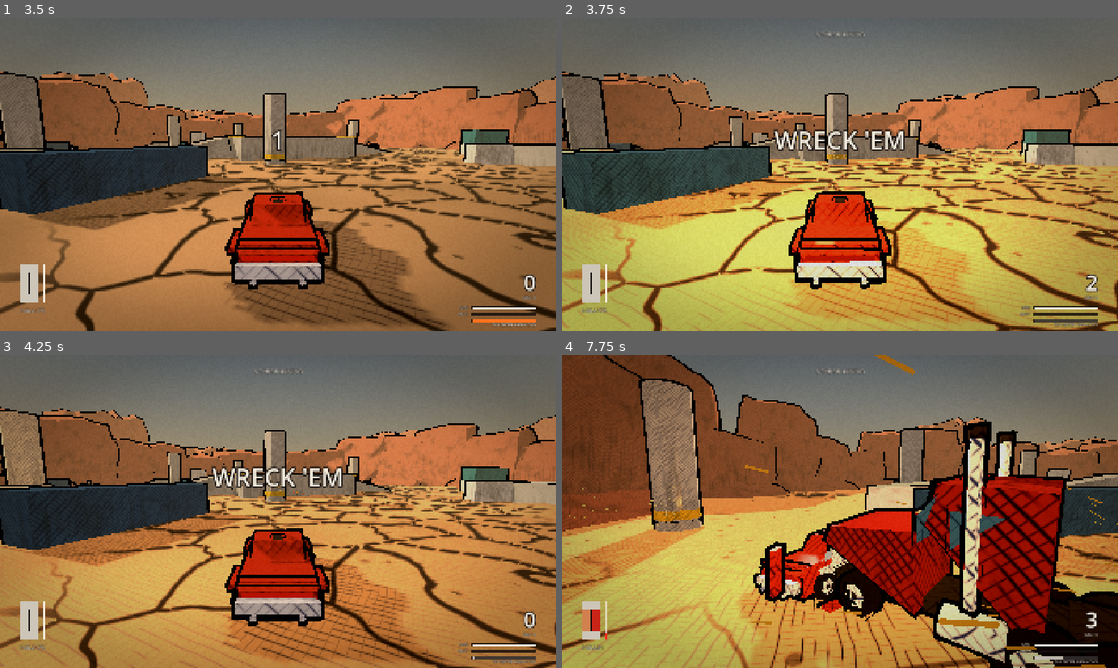
Above: before the commit, frames 1-4 (two rows, left to right).
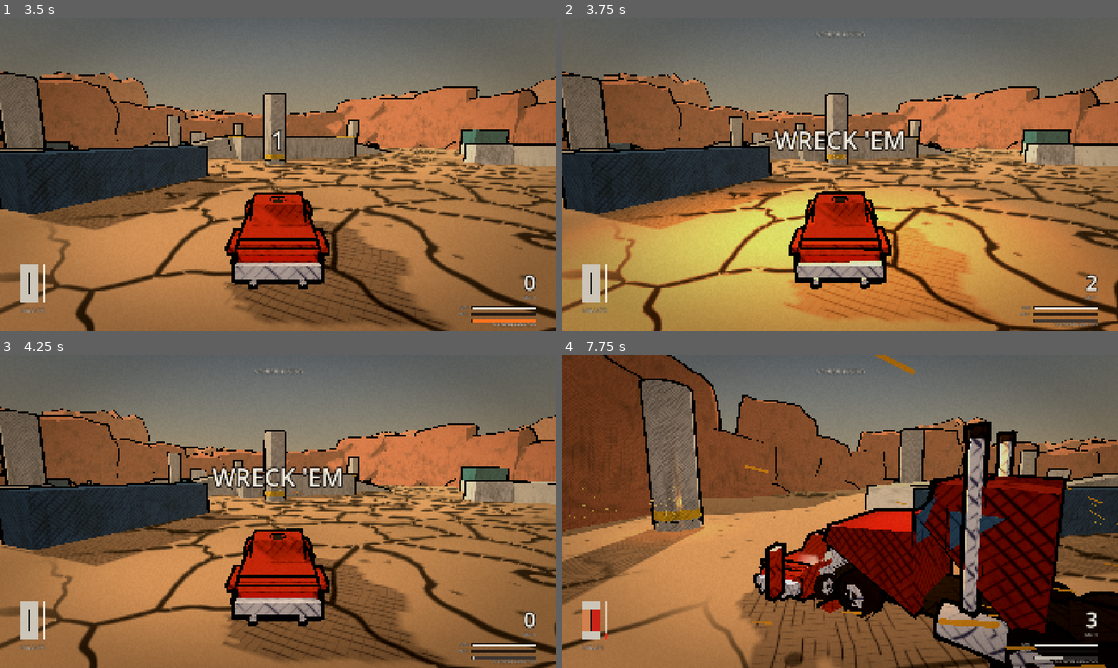
Above: after the commit, the same moments.

Repository: thedumbtechguy/scorched_highway
Game: Godot game, scene res://scenes/main.tscn
Same seed, same stepped clock (60 frames per second), same inputs: the game is played once before the commit and once after it.
Inputs (mouse positions are in pixels of both pictures, inside the frame that each line leads up to):
- Up to frame 1 (3.5 s): tap Enter (restart) at 0.5 s; move the mouse to (400, 158) at 0.52 s; hold D (steer_right) 0.53-1.25 s; hold J (fire) 0.53-1.25 s; click (400, 158) at 0.67 s; tap W (throttle) at 0.8, 2.3 s; drag from (166, 190) to (250, 237) at 1.27 s; move the mouse to (333, 105) at 2.02 s; hold D (steer_right) 2.03-2.75 s; hold Shift (boost) 2.03-2.75 s; drag from (250, 237) to (111, 127) at 2.77 s
- Up to frame 2 (3.75 s): tap Enter (restart) at 3.5 s; move the mouse to (1006, 221) at 3.52 s; hold A (steer_left) from 3.53 s (still down); hold K (special) from 3.53 s (still down)
- Up to frame 3 (4.25 s): keep holding A (steer_left); keep holding K (special); tap W (throttle) at 3.8 s
- Up to frame 4 (7.75 s): release A (steer_left) at 4.25 s; release K (special) at 4.25 s; drag from (673, 464) to (756, 433) at 4.27 s; move the mouse to (867, 511) at 5.02 s; hold S (brake) 5.03-5.75 s; hold W (throttle) 5.03-5.75 s; tap E at 5.1 s; click (867, 511) at 5.17 s; drag from (756, 433) to (728, 527) at 5.77 s; move the mouse to (962, 495) at 6.52 s; hold Up 6.53-7.25 s; hold J (fire) 6.53-7.25 s; tap W (throttle) at 6.8 s; drag from (728, 527) to (812, 574) at 7.27 s

Frame 1 is identical in both runs. In frame 2, 39% of the frame differs, in the area x 0-100%, y 41-100%; in frame 3, 36%; in frame 4, 43%, in the area x 0-100%, y 8-100%.

Commit message:
Stop gunfire flashing the whole screen
The ink shader gave every light the sun's shade fill and hatching. That
fill ignored distance falloff, so each muzzle flash lit everything in
its range at full strength. In the web renderer that range covered the
whole one-piece ground, and the screen strobed with every shot (up to 6%
brightness jumps per frame). Small lights now add only a plain,
attenuated glow; the fill and hatching are the sun's alone. Jumps while
firing are now 0.1%.

Adds tools/flash_check to measure screen flicker while firing.

Co-Authored-By: Claude Opus 5.5 <noreply@anthropic.com>
Claude-Session: https://claude.ai/code/session_01FfzZN8TAADNNr8wNnhUgwb

Diff:
--- a/shaders/ink_surface.gdshader
+++ b/shaders/ink_surface.gdshader
@@ -131,15 +131,22 @@
 
 void light() {
 	float ndl = dot(NORMAL, LIGHT);
-	// One hard terminator, very slightly softened so it doesn't fizz.
-	float lit = smoothstep(-0.02, 0.05, ndl) * ATTENUATION;
-	float shade = 1.0 - lit;
-	float ink_amount = hatch > 0.0 ? hatching(shade * (0.55 + 0.45 * smoothstep(0.0, -0.6, ndl)) * hatch) : 0.0;
-	float energy = lit + shade * fill * (1.0 - ink_amount);
-	DIFFUSE_LIGHT += LIGHT_COLOR * energy / PI;
-	if (spec > 0.0) {
-		vec3 h = normalize(LIGHT + VIEW);
-		float glint = smoothstep(gloss - 0.01, gloss + 0.01, dot(NORMAL, h)) * lit;
-		SPECULAR_LIGHT += LIGHT_COLOR * glint * spec;
+	if (!LIGHT_IS_DIRECTIONAL) {
+		// Muzzle flashes and explosions: a plain hard-edged glow that falls off with
+		// distance. The shade fill and hatching belong to the sun alone; giving them to
+		// small lights lit everything in range at full strength (a screen flash).
+		DIFFUSE_LIGHT += LIGHT_COLOR * smoothstep(-0.02, 0.05, ndl) * ATTENUATION / PI;
+	} else {
+		// One hard terminator, very slightly softened so it doesn't fizz.
+		float lit = smoothstep(-0.02, 0.05, ndl) * ATTENUATION;
+		float shade = 1.0 - lit;
+		float ink_amount = hatch > 0.0 ? hatching(shade * (0.55 + 0.45 * smoothstep(0.0, -0.6, ndl)) * hatch) : 0.0;
+		float energy = lit + shade * fill * (1.0 - ink_amount);
+		DIFFUSE_LIGHT += LIGHT_COLOR * energy / PI;
+		if (spec > 0.0) {
+			vec3 h = normalize(LIGHT + VIEW);
+			float glint = smoothstep(gloss - 0.01, gloss + 0.01, dot(NORMAL, h)) * lit;
+			SPECULAR_LIGHT += LIGHT_COLOR * glint * spec;
+		}
 	}
 }
--- /dev/null
+++ b/tools/flash_check.gd
@@ -0,0 +1,50 @@
+extends Node
+## Measures screen flicker while the followed car fires: mean brightness per
+## frame, quiet and then firing. A max jump much above 0.01 is a visible flash.
+
+func _ready() -> void:
+	var gs: GDScript = load("res://scripts/game.gd")
+	gs.set("autopilot", true)
+	gs.set("bot_count", 2)
+	var game: Node3D = load("res://scenes/main.tscn").instantiate()
+	add_child(game)
+	game._timer = 999.0
+	for i in 60:
+		await get_tree().process_frame
+	var car: Car = game.cars[0]
+	car.driver.queue_free()
+	car.driver = null
+	game._timer = 0.01
+	for i in 10:
+		await get_tree().process_frame
+	car.frozen_input = false
+	car.throttle = 0.0
+	game.camera.target = car
+	game.camera.snap()
+	game.camera.make_current()
+	var lums: Array[float] = []
+	for phase in 2:
+		car.fire = phase == 1
+		for i in 45:
+			await RenderingServer.frame_post_draw
+			var img := get_viewport().get_texture().get_image()
+			img.resize(64, 36)
+			var sum := 0.0
+			for y in 36:
+				for x in 64:
+					sum += img.get_pixel(x, y).get_luminance()
+			lums.append(sum / (64 * 36))
+	var quiet := lums.slice(10, 45)
+	var firing := lums.slice(55, 90)
+	print("FLASH quiet mean %.3f range %.3f | firing mean %.3f range %.3f max jump %.3f" % [_mean(quiet), quiet.max() - quiet.min(), _mean(firing), firing.max() - firing.min(), _jump(firing)])
+	get_tree().quit()
+
+func _mean(a: Array) -> float:
+	var s := 0.0
+	for v in a: s += v
+	return s / a.size()
+
+func _jump(a: Array) -> float:
+	var m := 0.0
+	for i in range(1, a.size()): m = maxf(m, absf(a[i] - a[i - 1]))
+	return m
--- /dev/null
+++ b/tools/flash_check.tscn
@@ -0,0 +1,6 @@
+[gd_scene format=3]
+
+[ext_resource type="Script" path="res://tools/flash_check.gd" id="1"]
+
+[node name="FlashCheck" type="Node"]
+script = ExtResource("1")
Not shown, added: tools/flash_check.gd.uid
Not shown, changed: README.md
